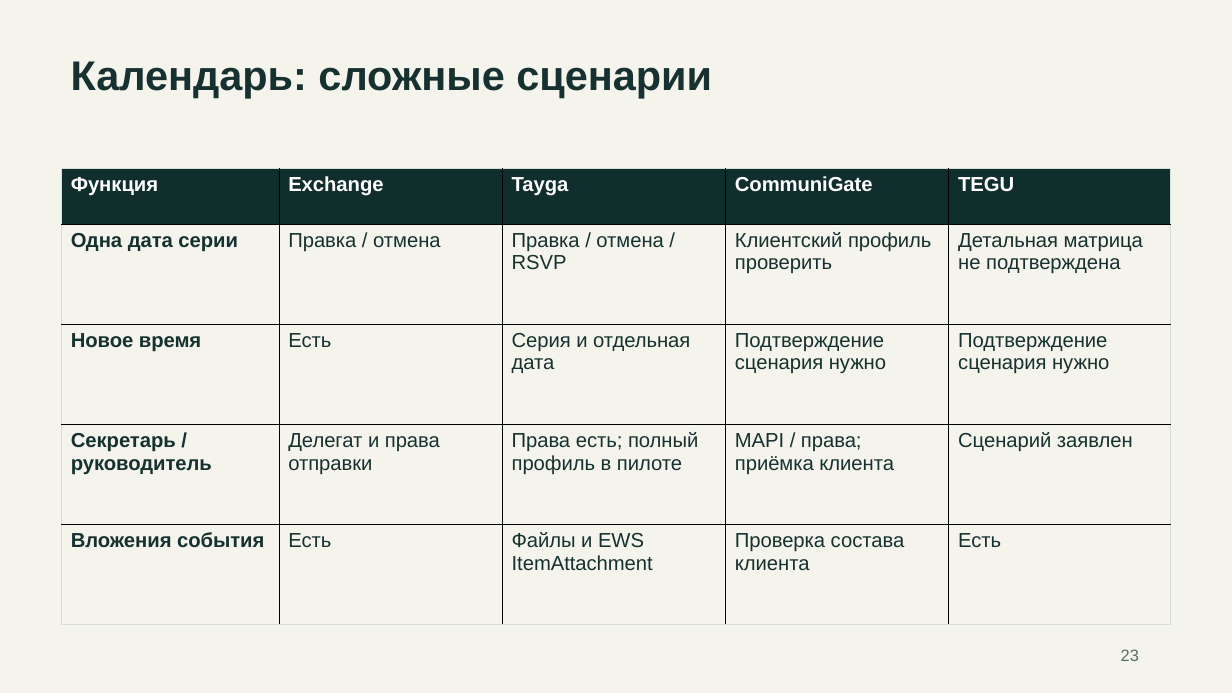
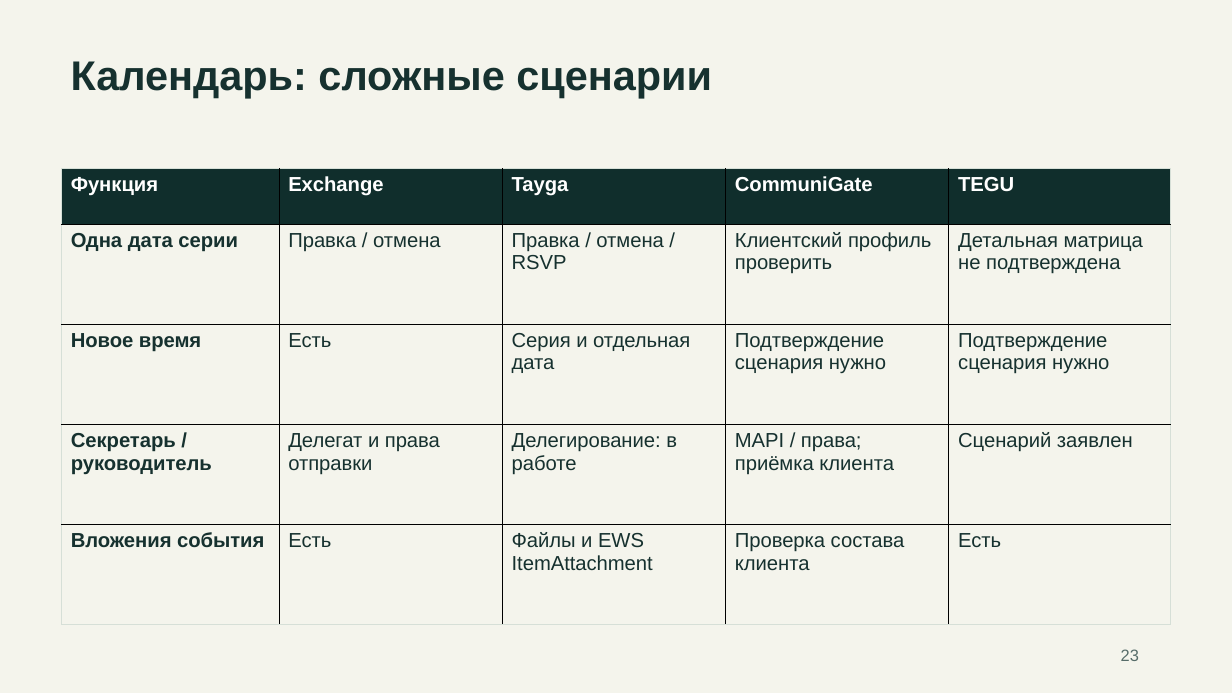
Before and after one commit to rkislov/tayga-mail-server, a slide deck: slide 23 of docs/presentations/tayga-competitors-2026-11-19.pptx. Drawn at 1232x693 pixels with LibreOffice and Linux fonts; fonts in the diff are those of the drawing. Boxes give left, top, right and bottom in pixels: in the first picture for what was removed or moved away, otherwise in the second. Text is boxed around its words. In the diff, an @@ line names an element or a change of style, - is before the commit and + after.

```diff
--- a/docs/presentations/tayga-competitors-2026-11-19.pptx
+++ b/docs/presentations/tayga-competitors-2026-11-19.pptx
@@ table at (62,168,1172,625) @@
-row 4, column 3: Права есть; полный профиль в пилоте
+row 4, column 3: Делегирование: в работе
```
Also in this commit, not shown: 10 other slides changed, 12 slides added, 4 other files.
